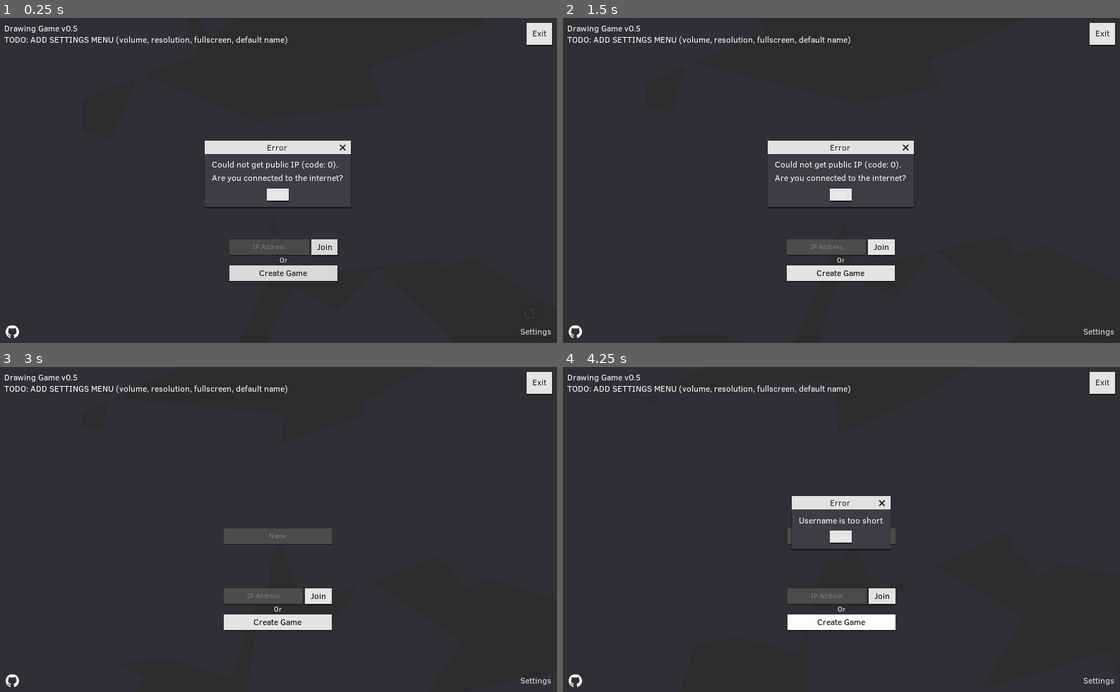
Above: before the commit, frames 1-4 (two rows, left to right).
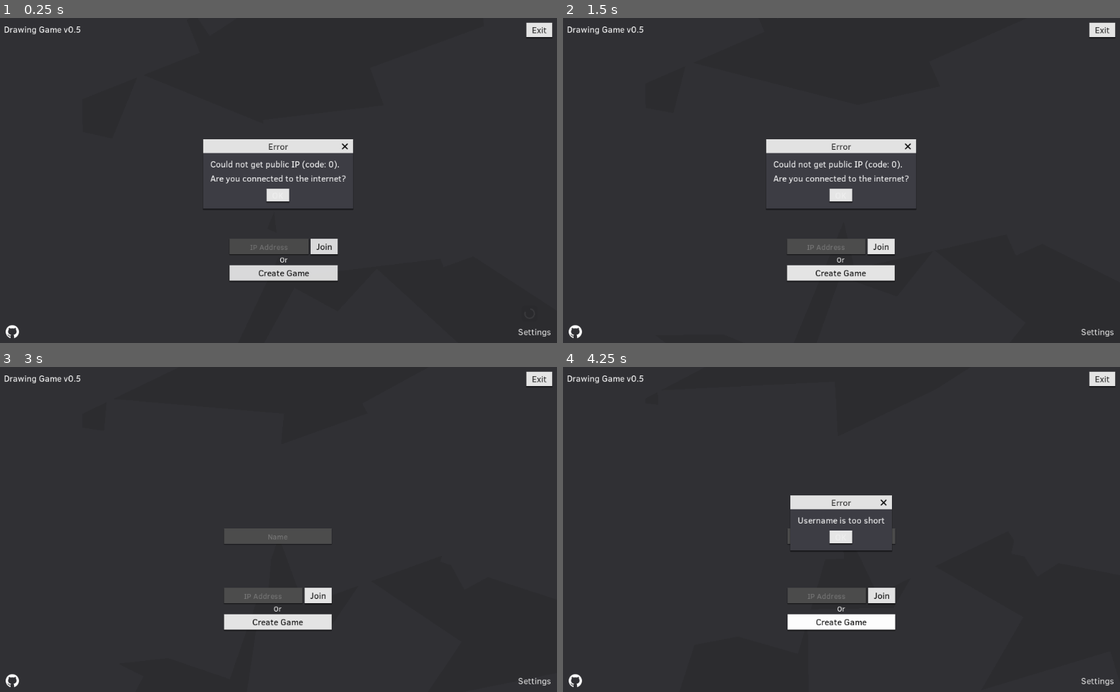
Above: after the commit, the same moments.

Repository: rednir/DrawingGame
Game: Godot game, scene res://Scenes/MainMenu.tscn
Same seed, same stepped clock (60 frames per second), same inputs: the game is played once before the commit and once after it. Sound files missing from this copy of the repository are replaced by a short silence.
Inputs (mouse positions are in pixels of both pictures, inside the frame that each line leads up to):
- Up to frame 1 (0.25 s): no input
- Up to frame 2 (1.5 s): click (841, 187) at 0.52 s; type "Alex" at 0.6 s; click (824, 245) at 0.75 s; type "Alex" at 0.83 s; click "Join" at 1.25 s
- Up to frame 3 (3 s): click "Create Game" at 2 s; click "OK" at 2.75 s
- Up to frame 4 (4.25 s): click "Create Game" at 3.5 s

The runs differ from the first frame. In frame 1, 2.1% of the frame differs, in the area x 0-100%, y 1-99%; in frame 2, 2.1%; in frame 3, 1.1%; in frame 4, 1.6%.

Commit message:
add settings file

Diff:
--- a/Scripts/AutoLoads/Events.gd
+++ b/Scripts/AutoLoads/Events.gd
@@ -37,6 +37,7 @@
 	sound_player = AudioStreamPlayer.new()
 	Engine.get_main_loop().current_scene.add_child(sound_player)
 	sound_player.name = "SoundPlayer"
+	sound_player.volume_db = Settings.config.audio.master_volume
 	sound_player.stream = sound.get(sound_name)
 	sound_player.play()
 	yield(sound_player, "finished")
--- a/Scripts/AutoLoads/Settings.gd
+++ b/Scripts/AutoLoads/Settings.gd
@@ -6,6 +6,25 @@
 const REPO_PATH = "rednir/DrawingGame"
 const MIN_NAME_LENGTH = 2
 const MIN_WINDOW_SIZE = Vector2(512, 300)
+const CONFIG_PATH = "user://config.ini"
+
+
+var config_file = ConfigFile.new()
+var config = {
+	display = {
+		width = 1024,
+		height = 600,
+		is_fullscreen = false
+	},
+	audio = {
+		master_volume = -10,
+	},
+	game = {
+		last_name = "",
+		drawing_fps = 50
+	}
+}
+
 
 
 
@@ -13,7 +32,65 @@
 	OS.min_window_size = MIN_WINDOW_SIZE
 	OS.set_window_title("%s %s" % [GAME_NAME, GAME_VERSION])
 
+	load_config()
+	update_game_values_with_config()
 	check_if_latest_release()
+
+
+
+
+func _notification(what):
+	if what == MainLoop.NOTIFICATION_WM_QUIT_REQUEST:
+		save_config()
+
+
+
+
+func load_config():
+	if config_file.load(CONFIG_PATH) != OK:
+		if create_config_file() == OK:
+			if config_file.load(CONFIG_PATH) != OK:
+				Events.emit_signal("info", "Could not load the config file\nThe game may not have sufficient privileges.")
+				return ERR_FILE_CANT_READ
+		else:
+			Events.emit_signal("info", "Could not create a config file.\nThe game may not have sufficient privileges.")
+			return ERR_FILE_CANT_OPEN
+
+	for section in config.keys():
+		for key in config[section].keys():
+			config[section][key] = config_file.get_value(section, key, config[section][key])
+
+	return OK
+
+
+
+
+func save_config():
+	for section in config.keys():
+		for key in config[section].keys():
+			config_file.set_value(section, key, config[section][key])
+
+	if config_file.save(CONFIG_PATH) != OK:
+		Events.emit_signal("info", "Could not save the config file\nThe game may not have sufficient privileges.")
+		return ERR_FILE_CANT_WRITE
+	else:
+		return OK
+
+
+
+
+func create_config_file():
+	var file = File.new()
+	var err = file.open(CONFIG_PATH, File.WRITE)
+	file.close()
+	return err
+
+
+
+
+func update_game_values_with_config():
+	OS.window_size = Vector2(config.display.width, config.display.height)
+	OS.window_fullscreen = config.display.is_fullscreen
 
 
 
--- a/Scripts/MainMenu/MainMenu.gd
+++ b/Scripts/MainMenu/MainMenu.gd
@@ -33,7 +33,8 @@
 	else:
 		on_ip_got(null, null, null, null)
 
-	text_game_info.bbcode_text = "%s %s\nTODO: ADD SETTINGS MENU (volume, resolution, fullscreen, default name)" % [Settings.GAME_NAME, Settings.GAME_VERSION]
+	text_game_info.bbcode_text = "%s %s" % [Settings.GAME_NAME, Settings.GAME_VERSION]
+	textbox_username.text = Settings.config.game.last_name
 
 
 
@@ -49,6 +50,8 @@
 
 
 func on_button_join_pressed():
+	Settings.config.game.last_name = textbox_username.text
+
 	main_buttons_transition("out")
 	yield(main_buttons_animation_player, "animation_finished")
 
@@ -69,6 +72,8 @@
 
 
 func on_button_create_pressed():
+	Settings.config.game.last_name = textbox_username.text
+
 	main_buttons_transition("out")
 	yield(main_buttons_animation_player, "animation_finished")
 
--- a/project.godot
+++ b/project.godot
@@ -29,6 +29,7 @@
 
 [display]
 
+window/size/resizable=false
 window/stretch/mode="2d"
 window/stretch/aspect="keep"
 
